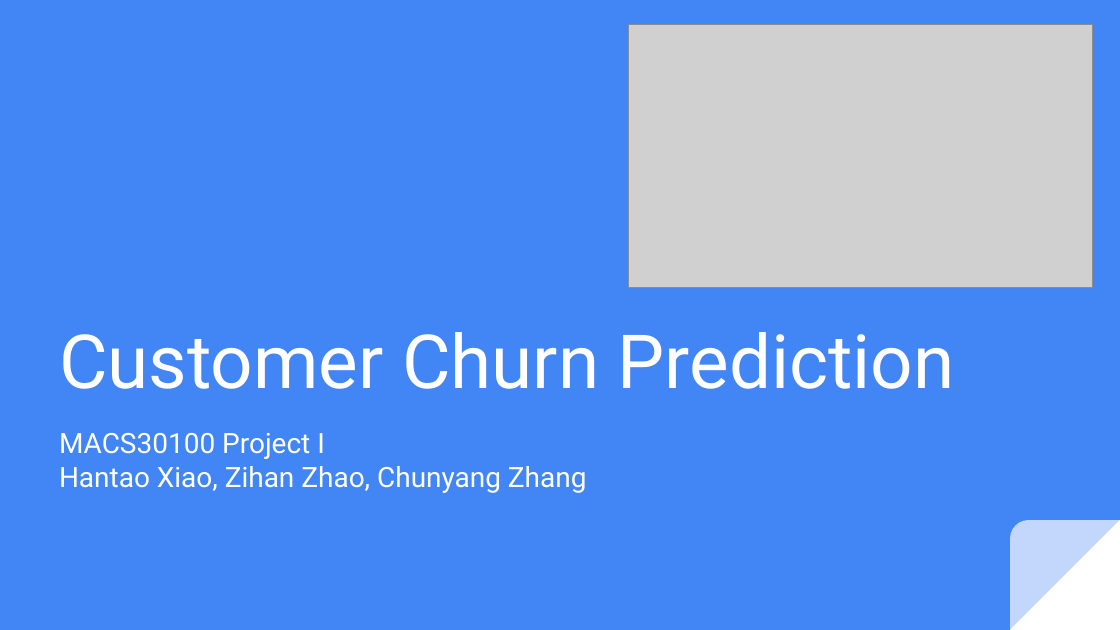
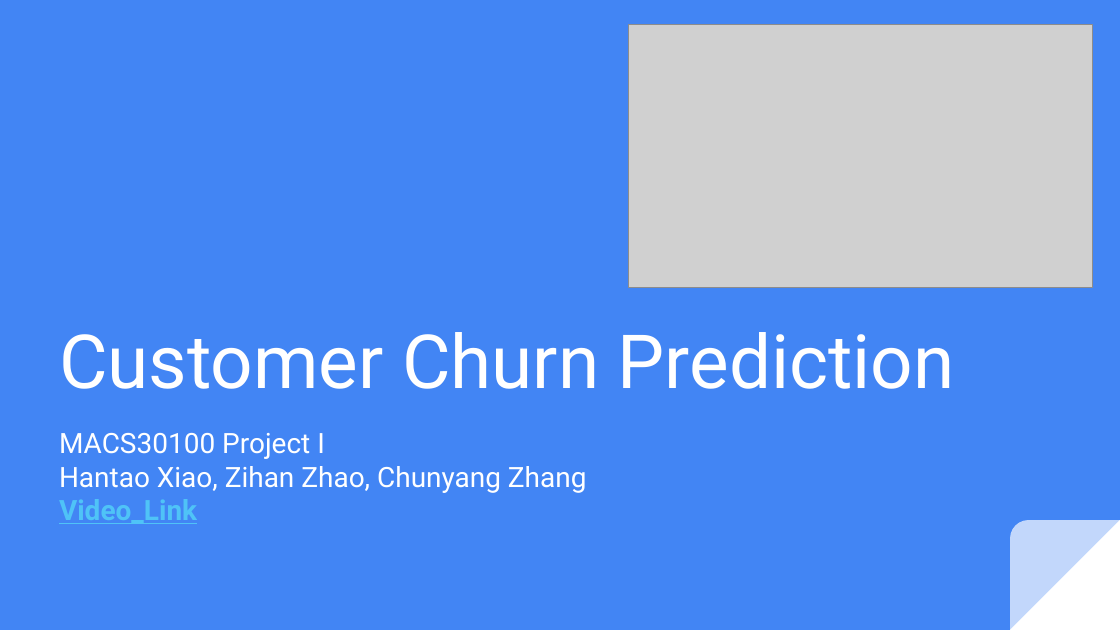
Before and after one commit to hantaoxiao/301000-Project1, a slide deck: slide 1 of project-1.pptx. Drawn at 1120x630 pixels with LibreOffice and Linux fonts; fonts in the diff are those of the drawing; grey boxes stand for pictures. Boxes give left, top, right and bottom in pixels: in the first picture for what was removed or moved away, otherwise in the second. Text is boxed around its words. In the diff, an @@ line names an element or a change of style, - is before the commit and + after.

Commit message:
slideswithlink

```diff
--- a/project-1.pptx
+++ b/project-1.pptx
@@ subtitle at [59, 499, 197, 524]: paragraph added @@
+Video_Link
```
